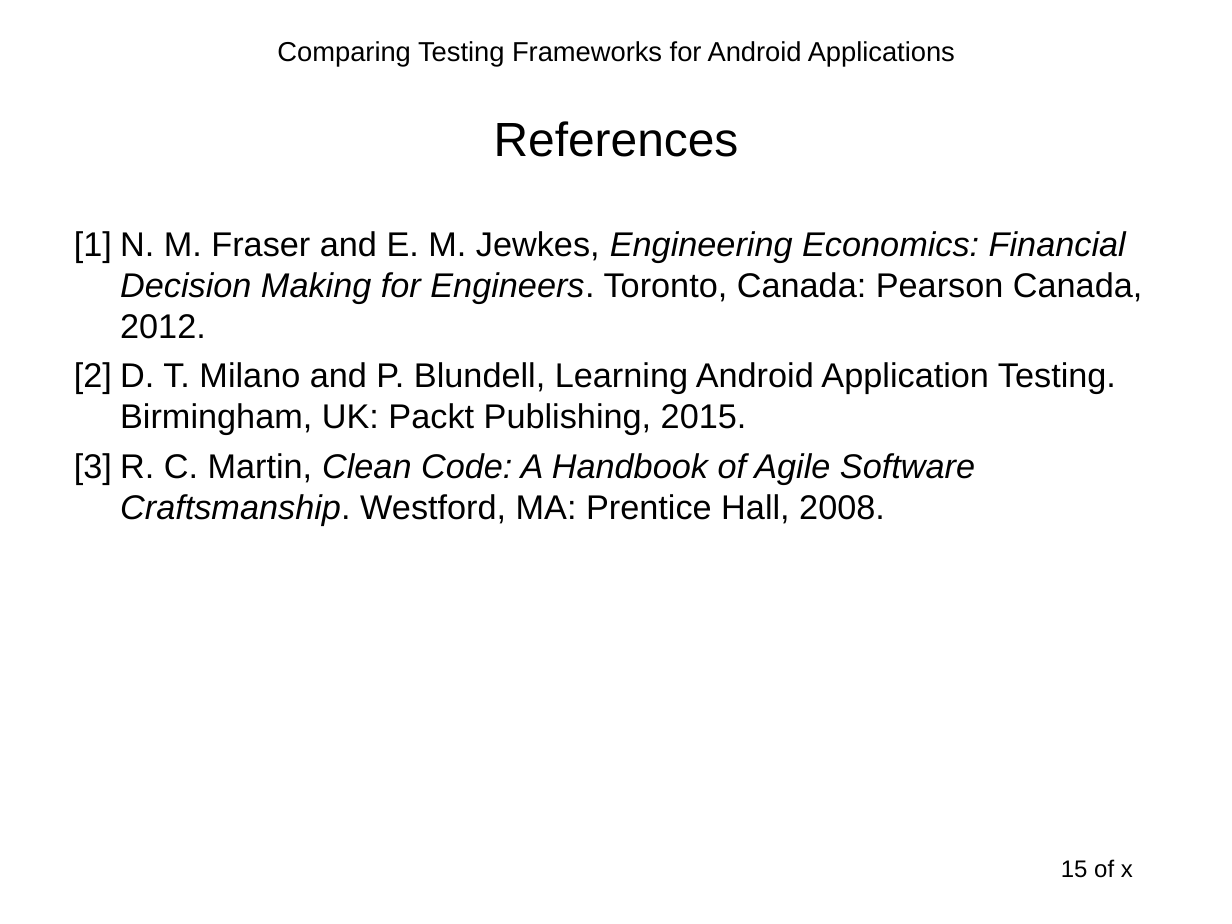
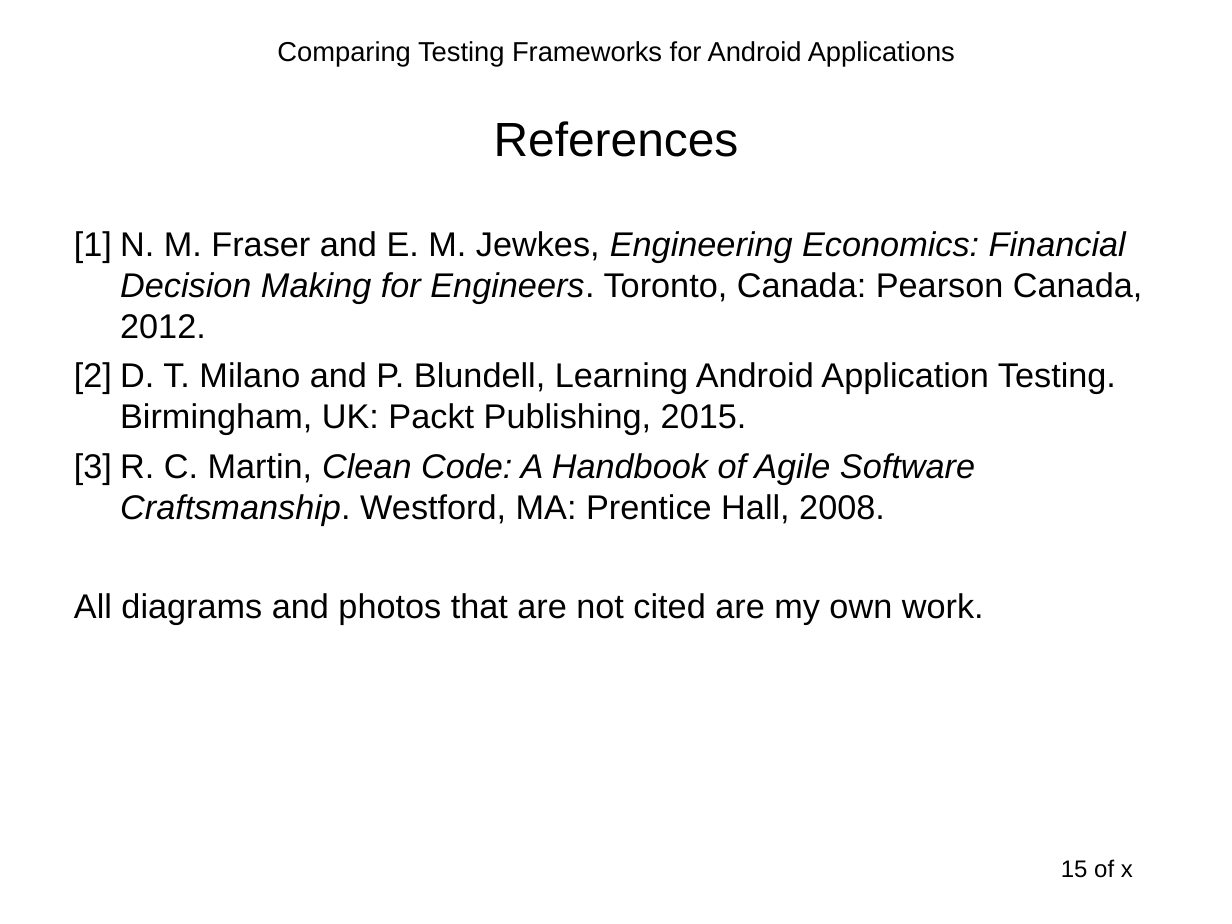
Before and after one commit to sahiljain/tpm, a slide deck: slide 15 of s44jain_tpm.ppt. Drawn at 1232x924 pixels with LibreOffice and Linux fonts; fonts in the diff are those of the drawing. Boxes give left, top, right and bottom in pixels: in the first picture for what was removed or moved away, otherwise in the second. Text is boxed around its words. In the diff, an @@ line names an element or a change of style, - is before the commit and + after.

Commit message:
add more slides

```diff
--- a/s44jain_tpm.ppt
+++ b/s44jain_tpm.ppt
@@ text at <box>74,593,984,625</box>: paragraph added @@
+All diagrams and photos that are not cited are my own work.
```
Also in this commit, not shown: 6 other slides changed, 4 slides added, 4 slides removed.
